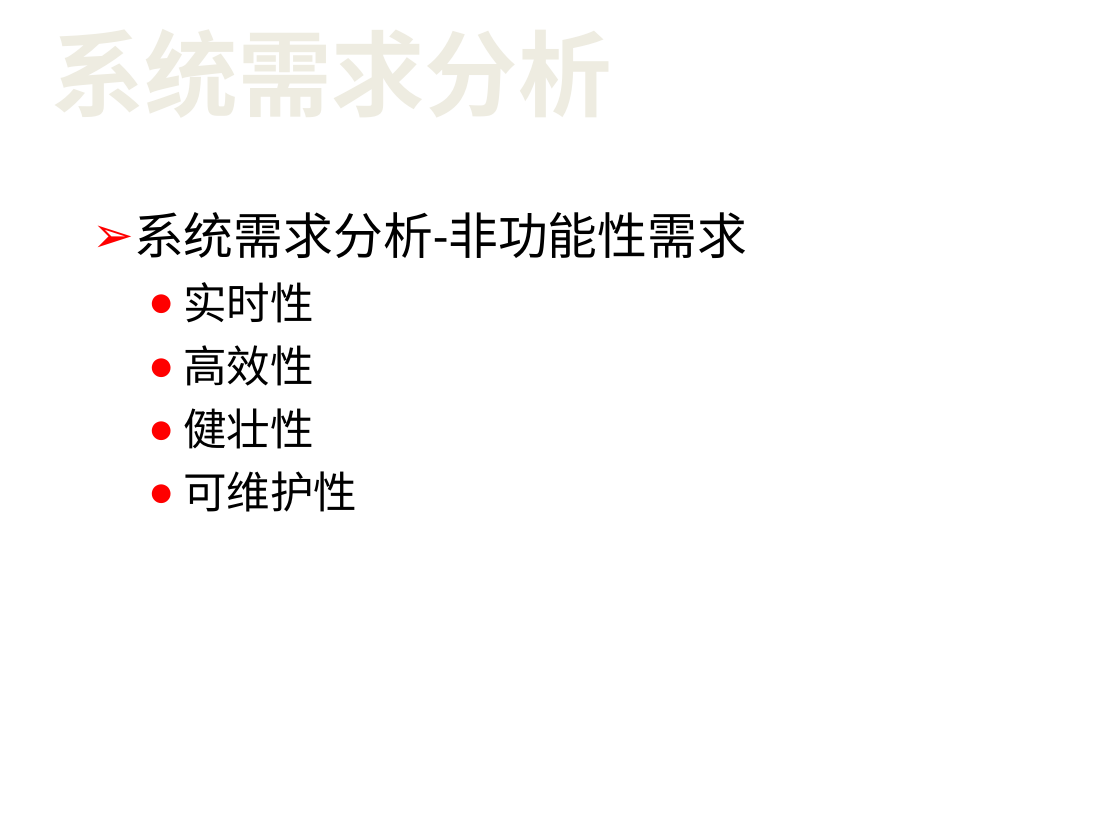
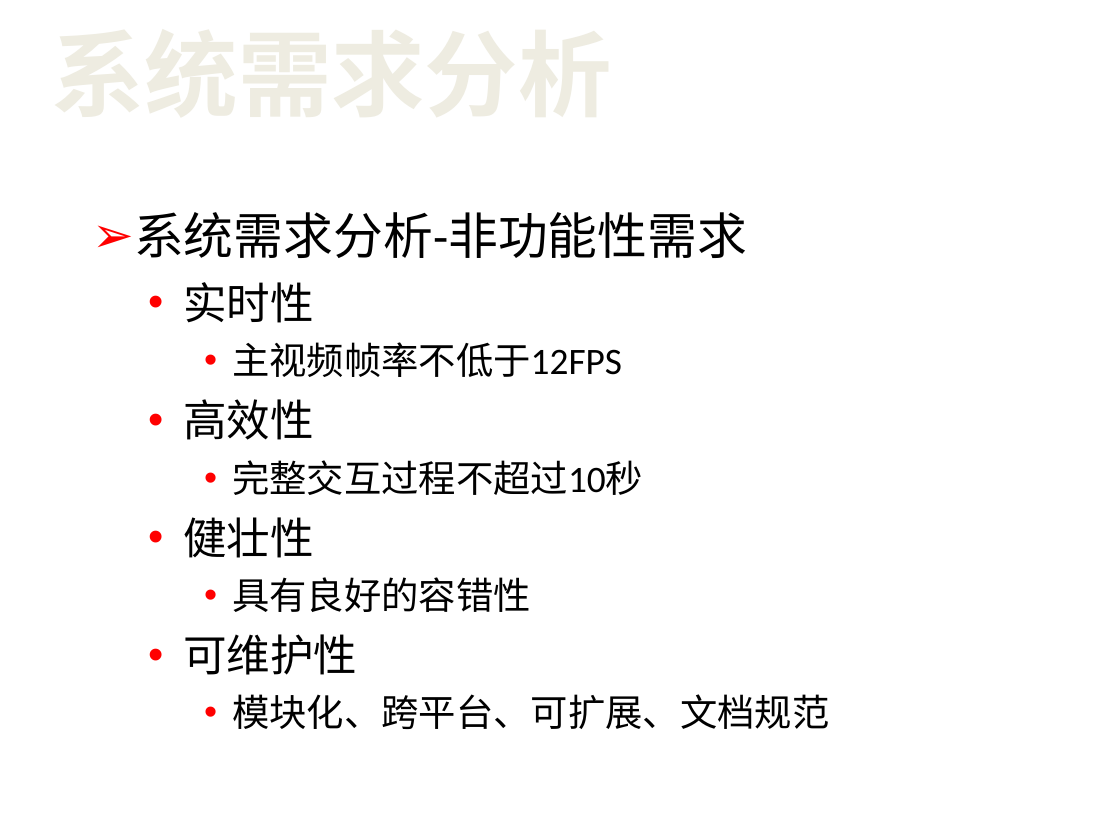
Before and after one commit to netbeen/BiyePaper, a slide deck: slide 7 of 答辩PPT.ppt (slide 6 before the commit). Drawn at 1120x840 pixels with LibreOffice and Linux fonts; fonts in the diff are those of the drawing; background and template pictures are left out. Boxes give left, top, right and bottom in pixels: in the first picture for what was removed or moved away, otherwise in the second. Text is boxed around its words. In the diff, an @@ line names an element or a change of style, - is before the commit and + after.

```diff
--- a/答辩PPT.ppt
+++ b/答辩PPT.ppt
@@ text at box(183, 282, 357, 675): bullet ● to • @@
@@ text at box(232, 342, 622, 377): paragraph added @@
+    • 主视频帧率不低于12FPS
@@ text at box(232, 460, 643, 495): paragraph added @@
+    • 完整交互过程不超过10秒
@@ text at box(232, 577, 531, 612): paragraph added @@
+    • 具有良好的容错性
@@ text at box(232, 694, 829, 729): paragraph added @@
+    • 模块化、跨平台、可扩展、文档规范
```
Also in this commit, not shown: 18 other slides changed, 3 slides added, 7 slides removed, 11 other files.
